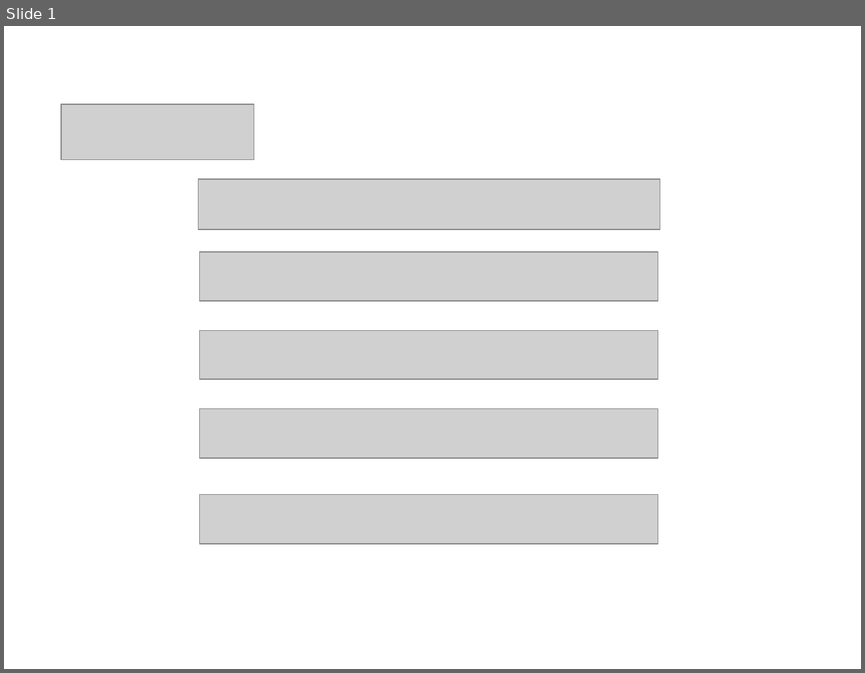
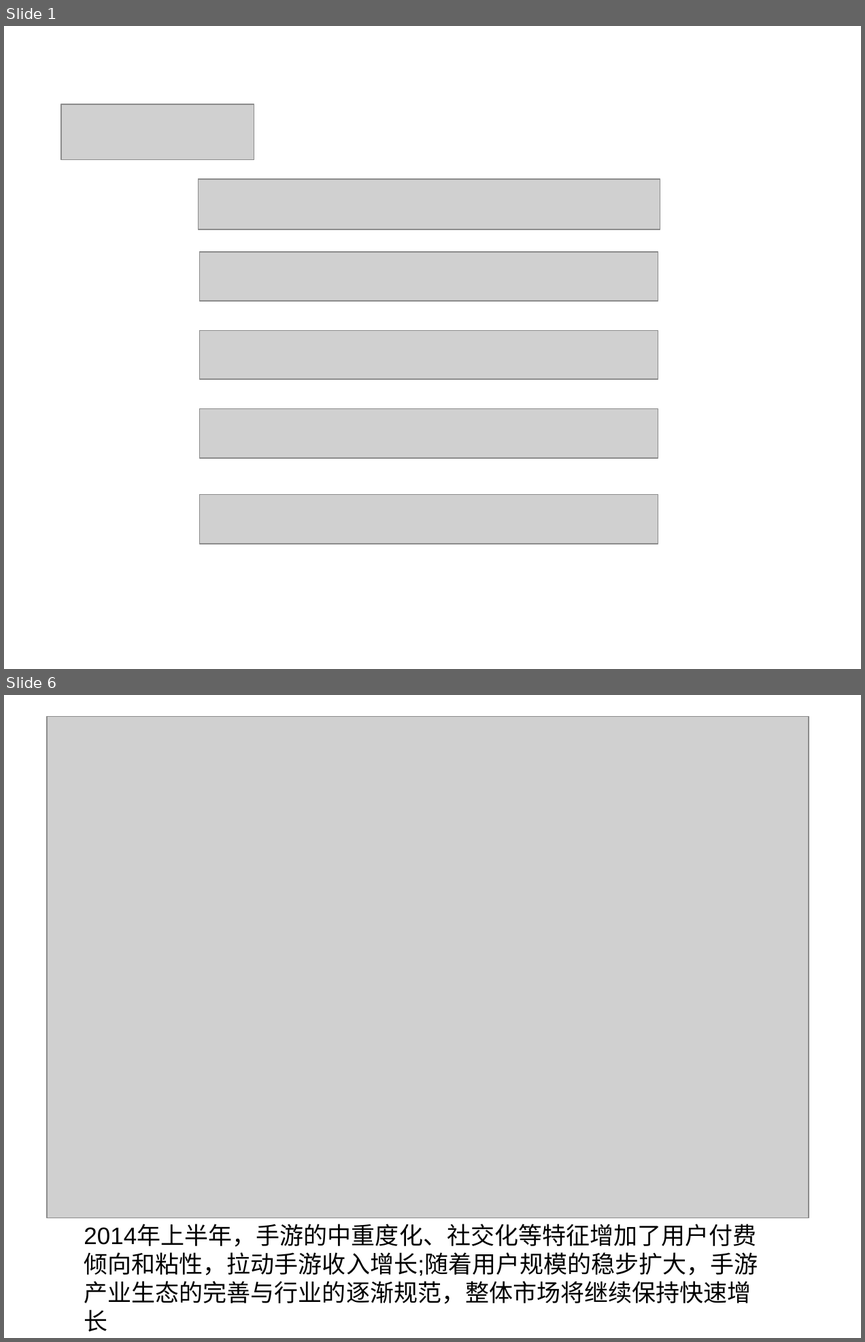
Before and after one commit to sx1989827/teambition, a slide deck: document/商业计划书.ppt. Shown one above the other, each under a label of ours: slide 1 before the commit, slides 1 and 6 after it; the slides between them are not shown. The pictures are 865x673 and 865x1342 pixels, drawn with LibreOffice and Linux fonts; fonts in the diff are those of the drawing; grey boxes stand for pictures. Boxes give left, top, right and bottom in pixels: in the first picture for what was removed or moved away, otherwise in the second. Text is boxed around its words. In the diff, an @@ line names an element or a change of style, - is before the commit and + after.

```diff
--- a/document/商业计划书.ppt
+++ b/document/商业计划书.ppt
@@ slide 6 added at [4,695,861,1338], background #FFFFFF @@
@@ picture added at [47,717,808,1218] @@
@@ text added at [84,1225,757,1331], 20 pt, text #000000 @@
+2014年上半年，手游的中重度化、社交化等特征增加了用户付费倾向和粘性，拉动手游收入增长;随着用户规模的稳步扩大，手游产业生态的完善与行业的逐渐规范，整体市场将继续保持快速增长
```
Also in this commit, not shown: 1 slide changed, 6 other slides added.
